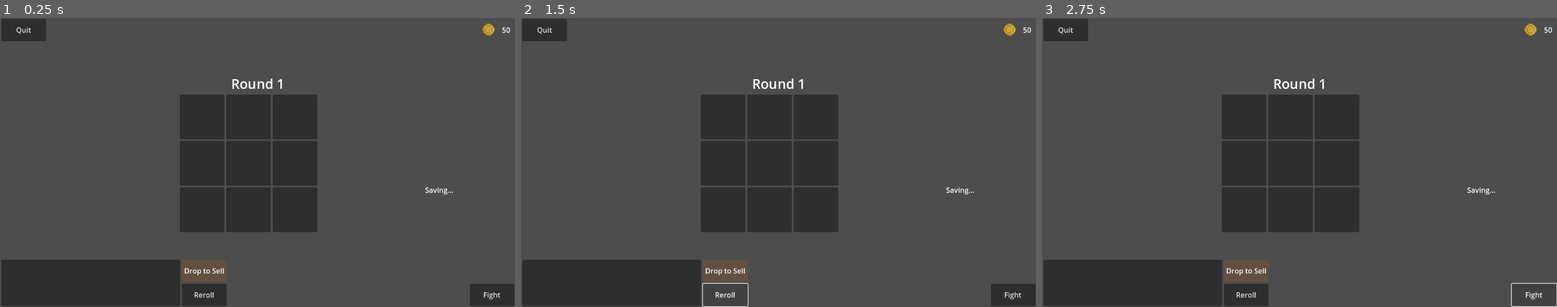
Above: before the commit, frames 1-3 (left to right).
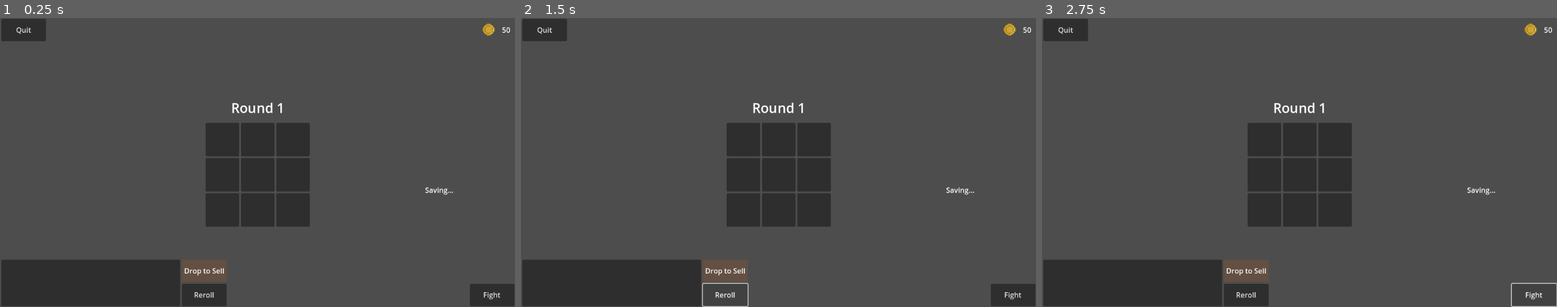
Above: after the commit, the same moments.

Repository: FontysRyan/PizzaProject1St2
Game: Godot game, scene res://Scenes/Buildscreen.tscn
Same seed, same stepped clock (60 frames per second), same inputs: the game is played once before the commit and once after it.
Inputs:
- Up to frame 1 (0.25 s): no input
- Up to frame 2 (1.5 s): click "Saving..." at 0.5 s; click "Reroll" at 1.25 s
- Up to frame 3 (2.75 s): click "Fight" at 2 s

The runs differ from the first frame. In frame 1, 6.1% of the frame differs, in the area x 34-62%, y 20-74%; in frame 2, 6.1%; in frame 3, 6.1%.

Commit message:
Adjust board panel sizes and add padding to UI
Reduced the minimum size of each board panel from 100x100 to 75x75 and added horizontal and vertical size flags for better layout flexibility. Introduced a new Padding panel above the board for improved spacing.

Diff:
--- a/Assets/UI/BuildScreen (updating).tscn
+++ b/Assets/UI/BuildScreen (updating).tscn
@@ -77,48 +77,70 @@
 horizontal_alignment = 1
 vertical_alignment = 3
 
+[node name="Padding" type="Panel" parent="MarginContainer/CenterContainer"]
+custom_minimum_size = Vector2(0, 5)
+layout_mode = 2
+theme_override_styles/panel = SubResource("StyleBoxFlat_s1iif")
+
 [node name="Board" type="GridContainer" parent="MarginContainer/CenterContainer"]
-custom_minimum_size = Vector2(350, 350)
 layout_mode = 2
 size_flags_horizontal = 4
 size_flags_vertical = 4
 columns = 3
 
 [node name="Panel" type="Panel" parent="MarginContainer/CenterContainer/Board"]
-custom_minimum_size = Vector2(100, 100)
+custom_minimum_size = Vector2(75, 75)
 layout_mode = 2
+size_flags_horizontal = 4
+size_flags_vertical = 4
 
 [node name="Panel2" type="Panel" parent="MarginContainer/CenterContainer/Board"]
-custom_minimum_size = Vector2(100, 100)
+custom_minimum_size = Vector2(75, 75)
 layout_mode = 2
+size_flags_horizontal = 4
+size_flags_vertical = 4
 
 [node name="Panel3" type="Panel" parent="MarginContainer/CenterContainer/Board"]
-custom_minimum_size = Vector2(100, 100)
+custom_minimum_size = Vector2(75, 75)
 layout_mode = 2
+size_flags_horizontal = 4
+size_flags_vertical = 4
 
 [node name="Panel4" type="Panel" parent="MarginContainer/CenterContainer/Board"]
-custom_minimum_size = Vector2(100, 100)
+custom_minimum_size = Vector2(75, 75)
 layout_mode = 2
+size_flags_horizontal = 4
+size_flags_vertical = 4
 
 [node name="Panel5" type="Panel" parent="MarginContainer/CenterContainer/Board"]
-custom_minimum_size = Vector2(100, 100)
+custom_minimum_size = Vector2(75, 75)
 layout_mode = 2
+size_flags_horizontal = 4
+size_flags_vertical = 4
 
 [node name="Panel6" type="Panel" parent="MarginContainer/CenterContainer/Board"]
-custom_minimum_size = Vector2(100, 100)
+custom_minimum_size = Vector2(75, 75)
 layout_mode = 2
+size_flags_horizontal = 4
+size_flags_vertical = 4
 
 [node name="Panel7" type="Panel" parent="MarginContainer/CenterContainer/Board"]
-custom_minimum_size = Vector2(100, 100)
+custom_minimum_size = Vector2(75, 75)
 layout_mode = 2
+size_flags_horizontal = 4
+size_flags_vertical = 4
 
 [node name="Panel8" type="Panel" parent="MarginContainer/CenterContainer/Board"]
-custom_minimum_size = Vector2(100, 100)
+custom_minimum_size = Vector2(75, 75)
 layout_mode = 2
+size_flags_horizontal = 4
+size_flags_vertical = 4
 
 [node name="Panel9" type="Panel" parent="MarginContainer/CenterContainer/Board"]
-custom_minimum_size = Vector2(100, 100)
+custom_minimum_size = Vector2(75, 75)
 layout_mode = 2
+size_flags_horizontal = 4
+size_flags_vertical = 4
 
 [node name="RightPanel" type="VBoxContainer" parent="MarginContainer"]
 custom_minimum_size = Vector2(200, 200)
